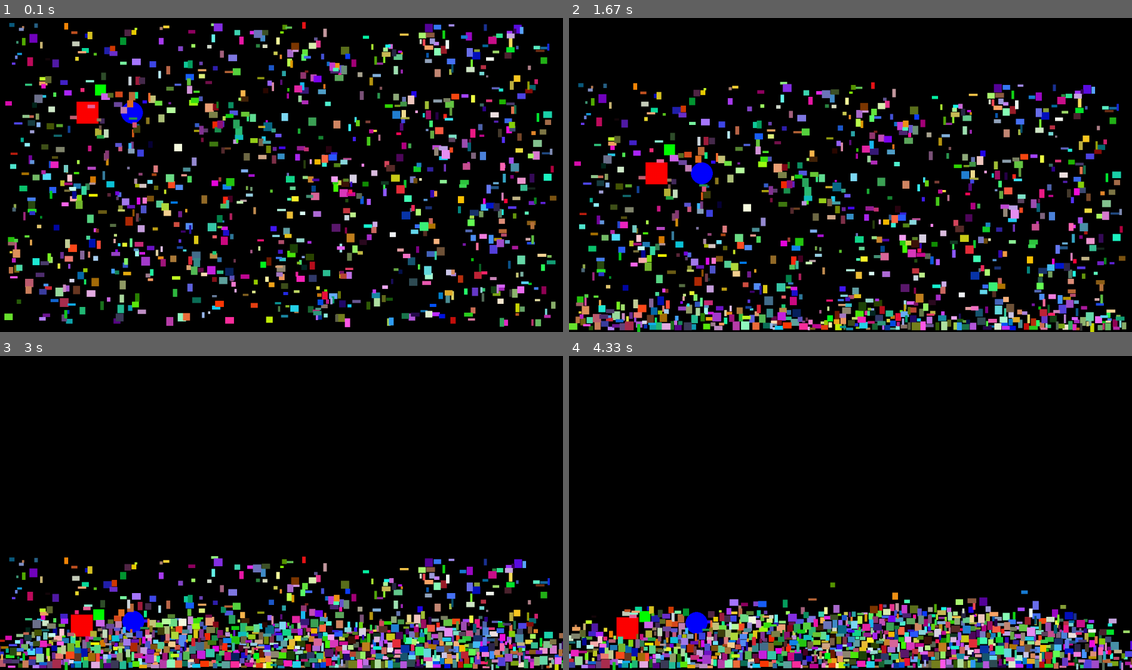
Above: before the commit, frames 1-4 (two rows, left to right).
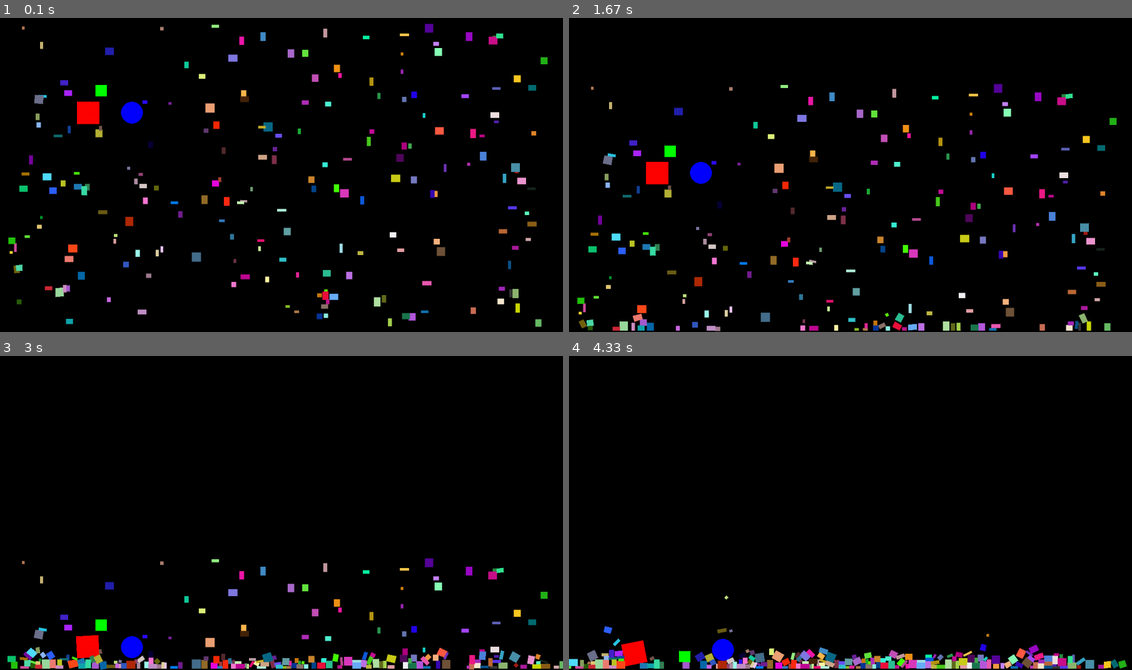
Above: after the commit, the same moments.

Repository: rasmus-bn/itu-thesis
Game: pygame game, started from run.py
Same seed, same stepped clock (60 frames per second), same inputs: the game is played once before the commit and once after it.
Inputs:
- Up to frame 1 (0.1 s): no input
- Up to frame 2 (1.67 s): no input
- Up to frame 3 (3 s): no input
- Up to frame 4 (4.33 s): no input

The runs differ from the first frame. In frame 1, 16% of the frame differs, in the area x 0-99%, y 1-99%; in frame 2, 17%, in the area x 0-99%, y 20-100%; in frame 3, 17%; in frame 4, 16%.

Commit message:
fixed box draw

Diff:
--- a/engine/objects.py
+++ b/engine/objects.py
@@ -41,17 +41,15 @@
         IGameObject.__init__(self, self.body, self.shape)
 
     def draw(self, surface):
-        x, y = pymunk_to_pygame_point(self.body.position, surface.get_height())
-        pygame.draw.rect(
-            surface,
-            self.color,
-            (
-                int(x - self.width / 2),
-                int(y - self.height / 2),
-                int(self.width),
-                int(self.height),
-            ),
-        )
+        # Calculate the vertices of the rotated box
+        vertices = self.shape.get_vertices()
+        points = []
+        for vertex in vertices:
+            rotated_point = self.body.local_to_world(vertex)
+            points.append(pymunk_to_pygame_point(rotated_point, surface.get_height()))
+
+        # Draw the polygon
+        pygame.draw.polygon(surface, self.color, points)
 
 
 @dataclass
--- a/run.py
+++ b/run.py
@@ -19,7 +19,7 @@
 
 # Create additional 5 random boxes
 padding = 20
-for _ in range(1000):
+for _ in range(200):
     x = random.randint(padding, size_x - padding)
     y = random.randint(padding, size_y - padding)
     width = random.randint(5, padding)
